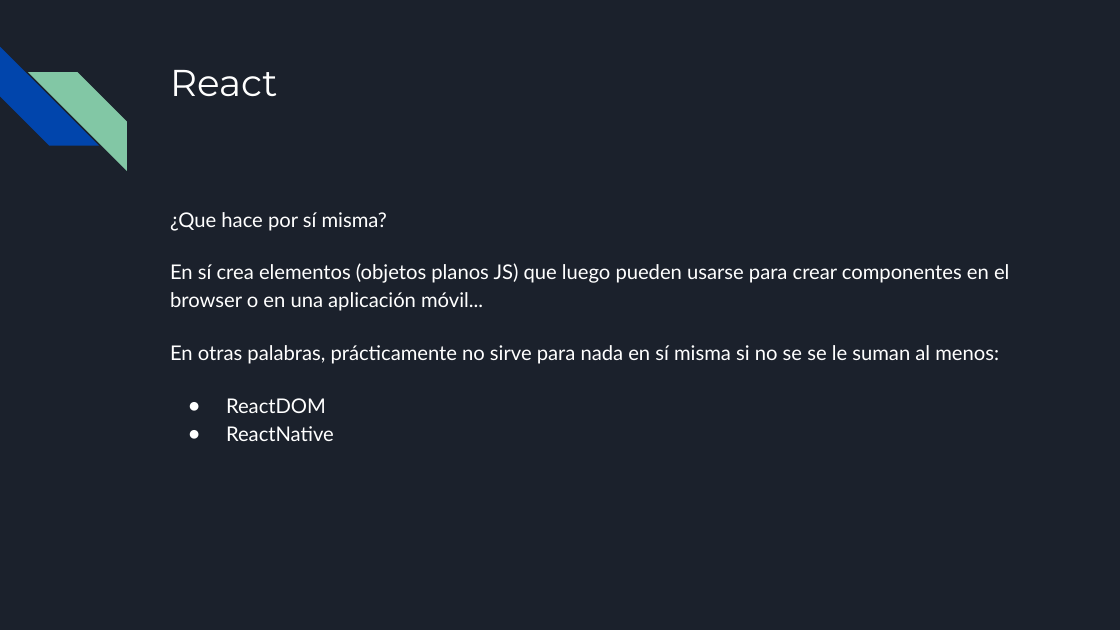
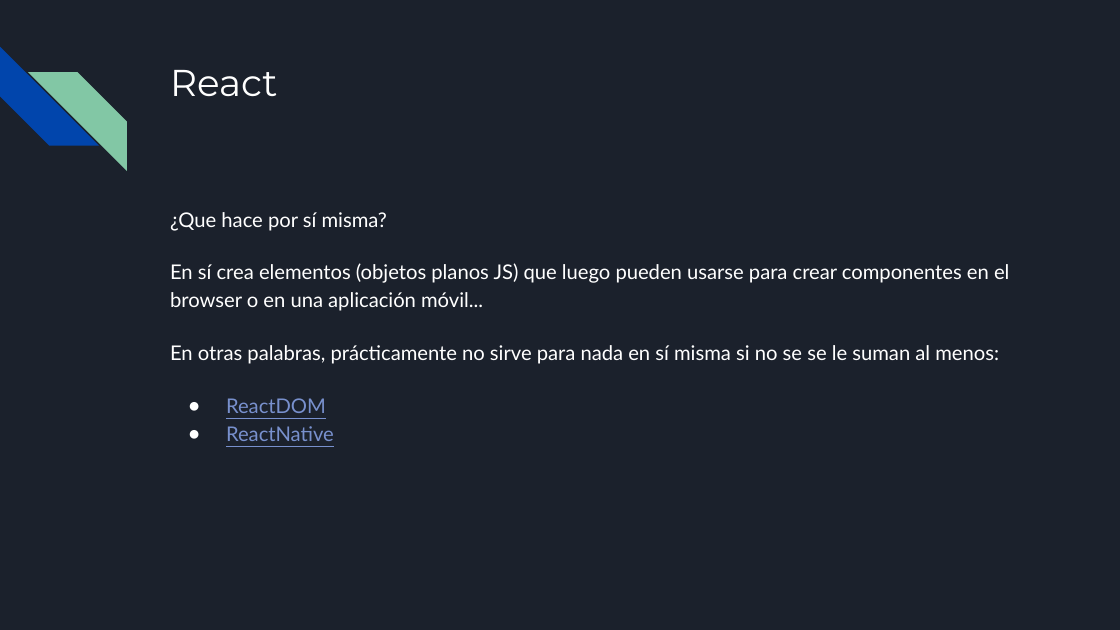
Before and after one commit to francisco-pinchentti/react-basics, a slide deck: slide 3 of docs/React I.odp. Drawn at 1120x630 pixels with LibreOffice and Linux fonts; fonts in the diff are those of the drawing. Boxes give left, top, right and bottom in pixels: in the first picture for what was removed or moved away, otherwise in the second. Text is boxed around its words. In the diff, an @@ line names an element or a change of style, - is before the commit and + after.

```diff
--- a/docs/React I.odp
+++ b/docs/React I.odp
@@ text at box(226, 398, 334, 441): text colour #FFFFFF to #7890CD, underline on in "ReactDOM", "ReactNative" @@
```
Also in this commit, not shown: 5 other slides changed, 5 slides added, 1 slide removed, 10 other files.
